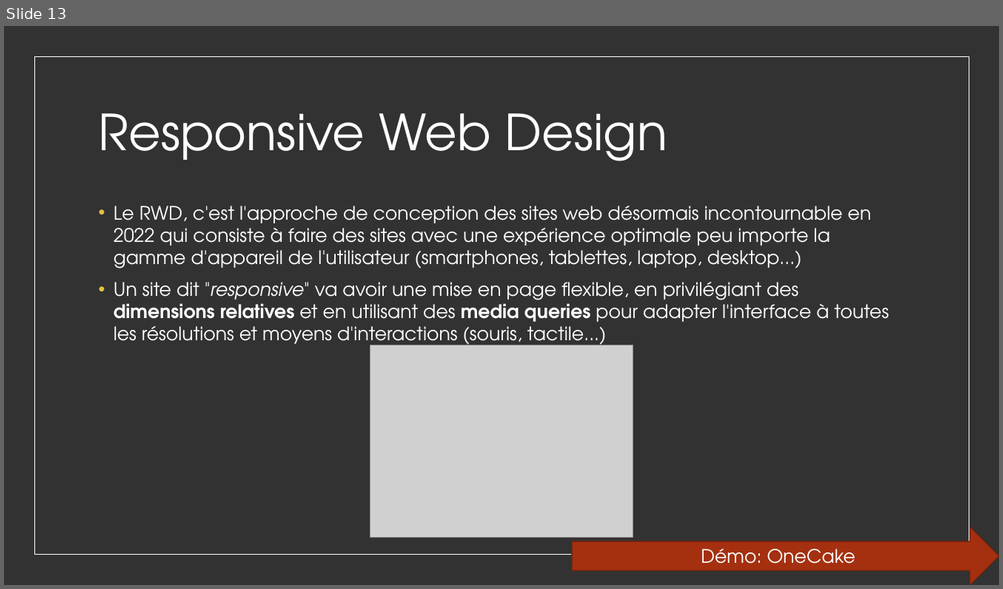
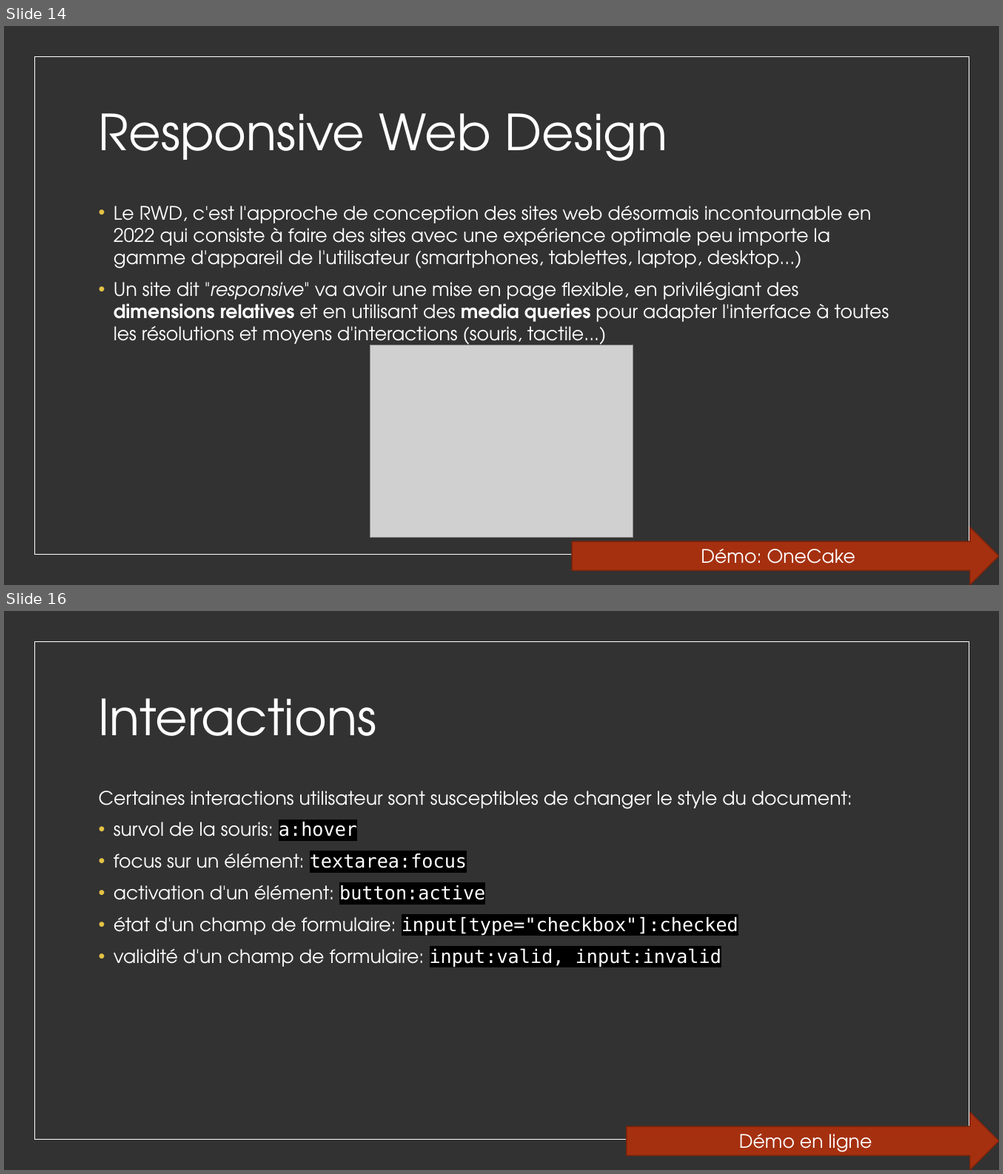
Before and after one commit to worldline/html-css-training, a slide deck: presenter_fr.pptx. Shown one above the other, each under a label of ours: slide 13 before the commit, slides 14 and 16 after it; the slides between them are not shown. The pictures are 1003x589 and 1003x1174 pixels, drawn with LibreOffice and Linux fonts; fonts in the diff are those of the drawing; grey boxes stand for pictures. Boxes give left, top, right and bottom in pixels: in the first picture for what was removed or moved away, otherwise in the second. Text is boxed around its words. In the diff, an @@ line names an element or a change of style, - is before the commit and + after.

```diff
--- a/presenter_fr.pptx
+++ b/presenter_fr.pptx
@@ slide 16 added at box(4, 611, 999, 1170), background #323232; not listed: 1 template element that a slide beside it also shows @@
@@ title added at box(99, 698, 377, 736), 48 pt, text #FFFFFF @@
+Interactions
@@ text added at box(99, 791, 852, 968), 18 pt, text #FFFFFF @@
+Certaines interactions utilisateur sont susceptibles de changer le style du document:
+• survol de la souris: a:hover
+• focus sur un élément: textarea:focus
+• activation d'un élément: button:active
+• état d'un champ de formulaire: input[type="checkbox"]:checked
+• validité d'un champ de formulaire: input:valid, input:invalid
@@ right arrow added at box(626, 1113, 999, 1170), fill #A5300F, outline #7A240B 1 pt, 18 pt, text #FFFFFF @@
+Démo en ligne
@@ what was slide 13 is now slide 14 @@
```
Also in this commit, not shown: 3 slides changed, 4 other slides added, 1 other file.
